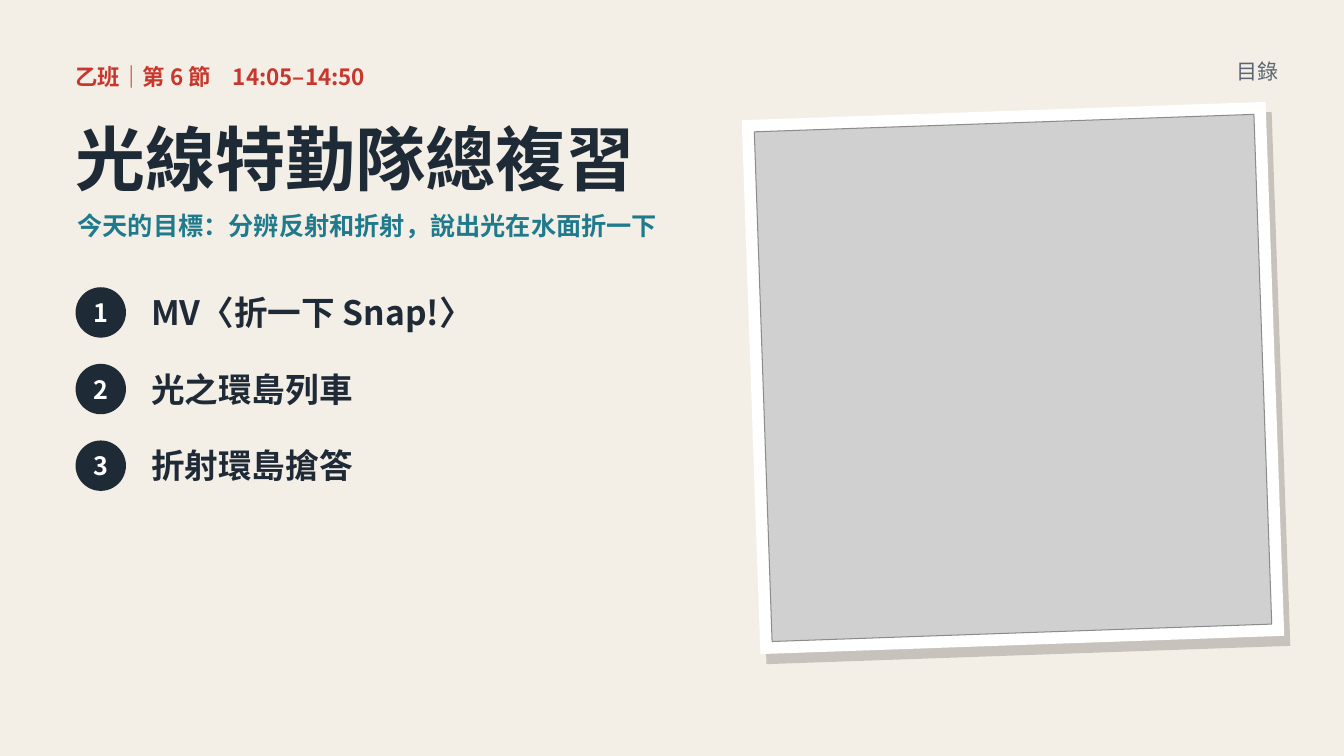
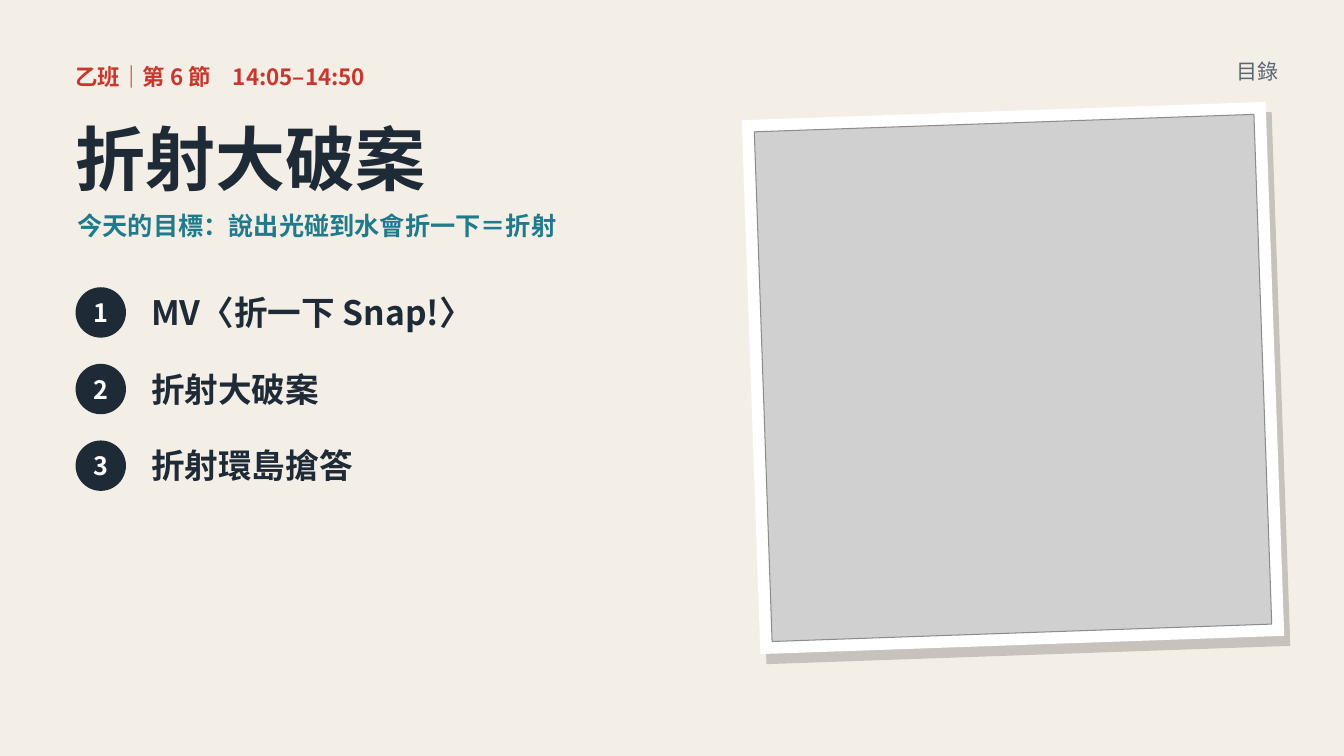
Before and after one commit to classtools1020/classtools1020.github.io, a slide deck: slide 9 of light-refract/1016/slides.pptx. Drawn at 1344x756 pixels with LibreOffice and Linux fonts; fonts in the diff are those of the drawing; grey boxes stand for pictures. Boxes give left, top, right and bottom in pixels: in the first picture for what was removed or moved away, otherwise in the second. Text is boxed around its words. In the diff, an @@ line names an element or a change of style, - is before the commit and + after.

```diff
--- a/light-refract/1016/slides.pptx
+++ b/light-refract/1016/slides.pptx
@@ text at <box>76,125,426,192</box>: text changed @@
-光線特勤隊總複習
+折射大破案
@@ text at <box>78,213,557,238</box>: text changed @@
-今天的目標：分辨反射和折射，說出光在水面折一下
+今天的目標：說出光碰到水會折一下＝折射
@@ text at <box>151,373,319,405</box>: text changed @@
-光之環島列車
+折射大破案
```
Also in this commit, not shown: 5 other slides changed, 1 slide added, 3 slides removed, 2 other files.
